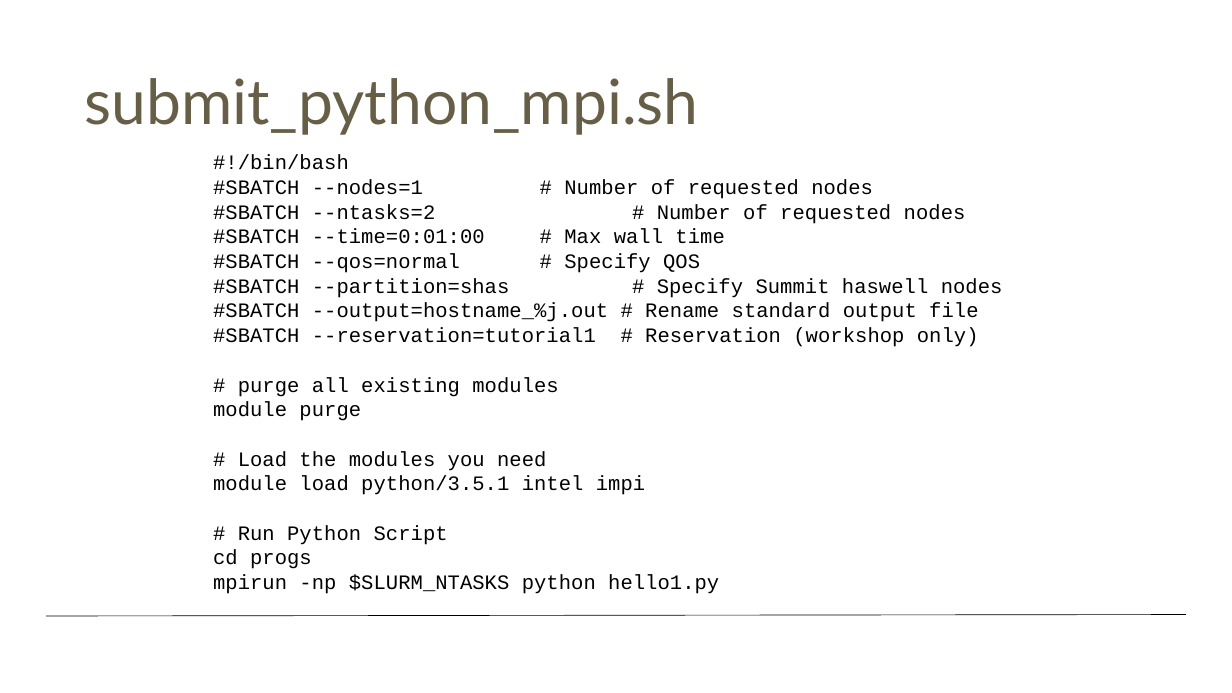
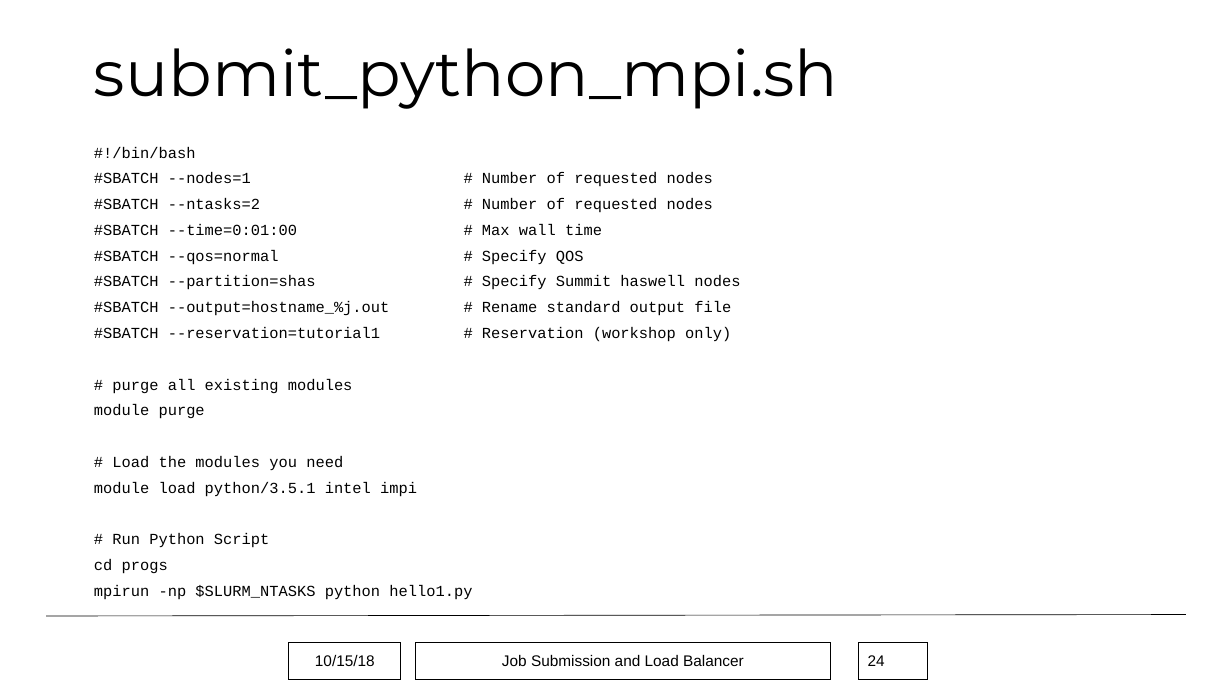
Before and after one commit to monaghaa/HPC_Short_Course_Fall_2018, a slide deck: slide 24 of Job_Submission/hpc_job_submission_Fall2018.pptx (slide 25 before the commit). Drawn at 1232x693 pixels with LibreOffice and Linux fonts; fonts in the diff are those of the drawing; background and template pictures are left out. Boxes give left, top, right and bottom in pixels: in the first picture for what was removed or moved away, otherwise in the second. Text is boxed around its words. In the diff, an @@ line names an element or a change of style, - is before the commit and + after.

```diff
--- a/Job_Submission/hpc_job_submission_Fall2018.pptx
+++ b/Job_Submission/hpc_job_submission_Fall2018.pptx
@@ title "submit_python_mpi.sh": place and size @@
-title "submit_python_mpi.sh" at [85, 78, 699, 135]
+title "submit_python_mpi.sh" at [94, 48, 838, 109]
@@ title "submit_python_mpi.sh" at [94, 48, 838, 109]: size 48.5 to 50 pt, font Lato to Montserrat, text colour #675E47 to #000000 @@
@@ text "#!/bin/bash": place and size @@
-text "#!/bin/bash" at [213, 155, 1003, 594]
+text "#!/bin/bash" at [94, 147, 740, 600]
@@ text "#!/bin/bash" at [94, 147, 740, 600]: size 16.1 to 12 pt; line spacing 1 to 0.7; more space between paragraphs @@
@@ rectangle added at [289, 642, 401, 679], outline #000000 0.75 pt, 12 pt, text #000000 @@
+10/15/18
@@ rectangle added at [415, 642, 831, 679], outline #000000 0.75 pt, 12 pt, text #000000 @@
+Job Submission and Load Balancer
@@ page number added at [859, 642, 928, 679], outline #000000 0.75 pt, 12 pt, text #000000 @@
+24
```
Also in this commit, not shown: 27 other slides changed, 1 slide removed, 3 other files.
